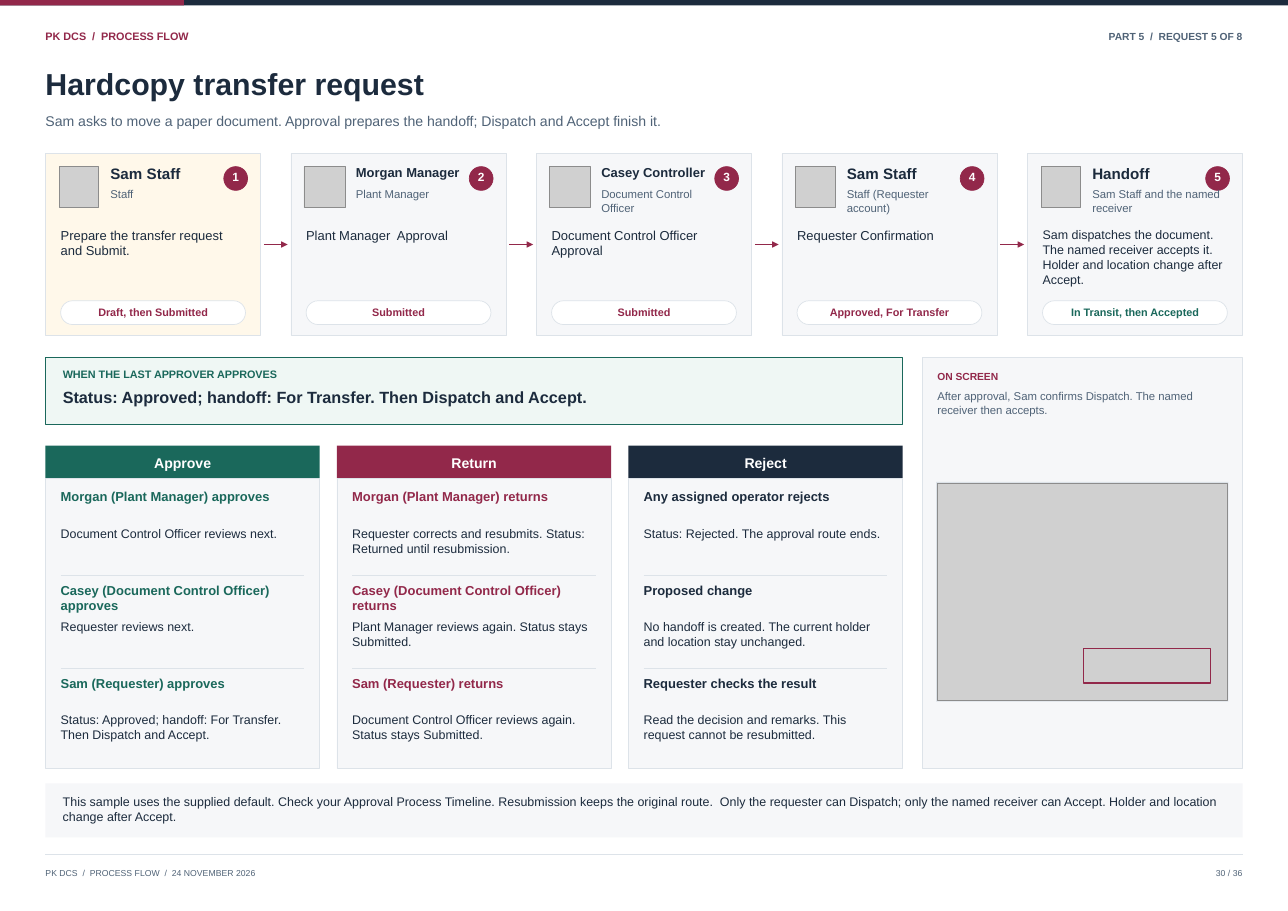
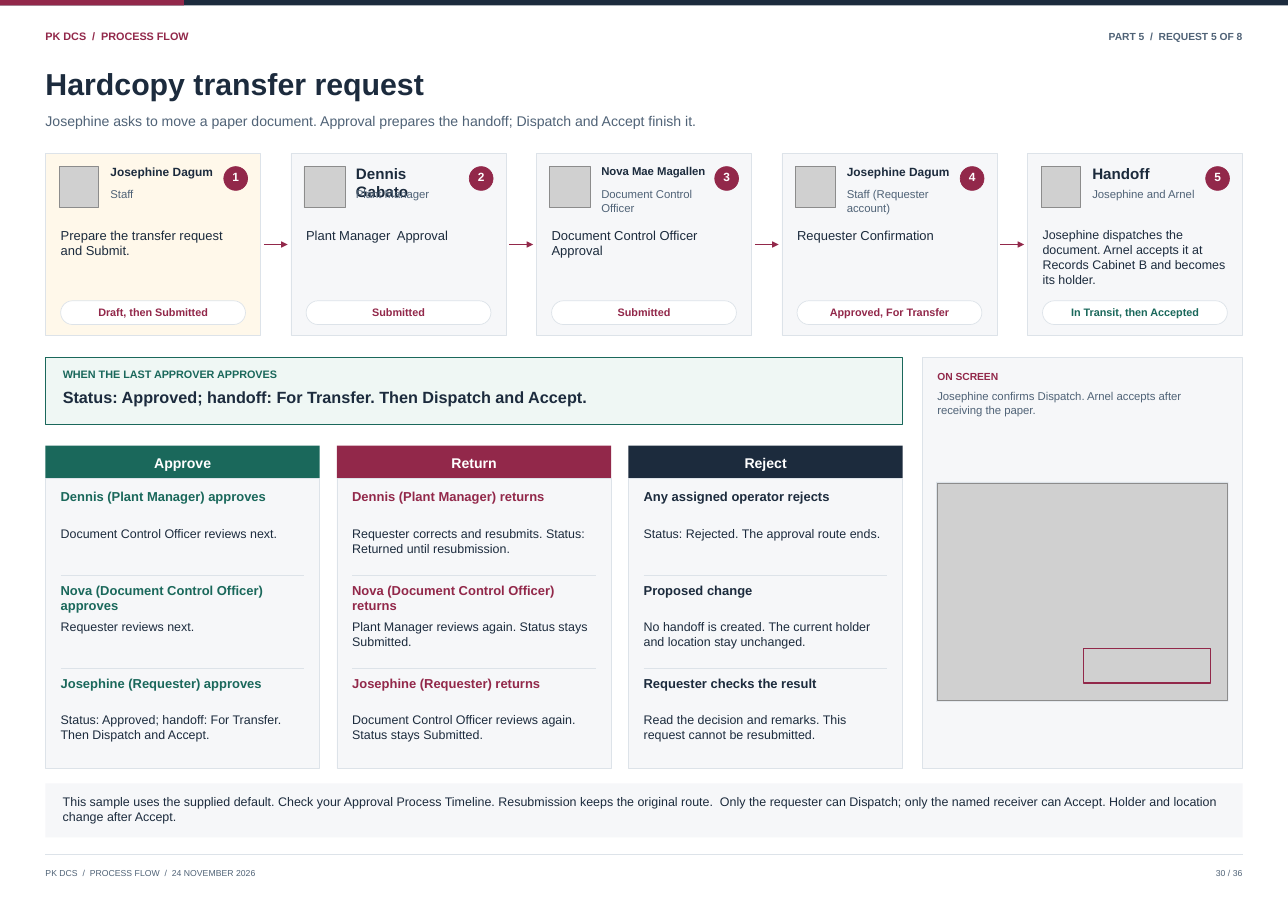
Before and after one commit to curib123/pk_document_tracking_system, a slide deck: slide 30 of docs/system-documentation/PK_DCS_Process_Flow.pptx. Drawn at 1288x911 pixels with LibreOffice and Linux fonts; fonts in the diff are those of the drawing; grey boxes stand for pictures. Boxes give left, top, right and bottom in pixels: in the first picture for what was removed or moved away, otherwise in the second. Text is boxed around its words. In the diff, an @@ line names an element or a change of style, - is before the commit and + after.

```diff
--- a/docs/system-documentation/PK_DCS_Process_Flow.pptx
+++ b/docs/system-documentation/PK_DCS_Process_Flow.pptx
@@ text at <box>45,116,696,129</box>: text changed @@
-Sam asks to move a paper document. Approval prepares the handoff; Dispatch and Accept finish it.
+Josephine asks to move a paper document. Approval prepares the handoff; Dispatch and Accept finish it.
@@ text at <box>110,167,213,179</box>: text changed; size 14 to 11 pt @@
-Sam Staff
+Josephine Dagum
@@ text at <box>356,168,408,198</box>: text changed; size 12 to 14 pt @@
-Morgan Manager
+Dennis Gabato
@@ text at <box>601,167,705,178</box>: text changed; size 12 to 10.5 pt @@
-Casey Controller
+Nova Mae Magallen
@@ text at <box>847,167,949,179</box>: text changed; size 14 to 11 pt @@
-Sam Staff
+Josephine Dagum
@@ text at <box>1092,190,1194,201</box>: text changed @@
-Sam Staff and the named receiver
+Josephine and Arnel
@@ text at <box>1043,230,1226,284</box>: text changed @@
-Sam dispatches the document. The named receiver accepts it. Holder and location change after Accept.
+Josephine dispatches the document. Arnel accepts it at Records Cabinet B and becomes its holder.
@@ text at <box>937,392,1182,417</box>: text changed @@
-After approval, Sam confirms Dispatch. The named receiver then accepts.
+Josephine confirms Dispatch. Arnel accepts after receiving the paper.
@@ text at <box>61,491,266,504</box>: text changed @@
-Morgan (Plant Manager) approves
+Dennis (Plant Manager) approves
@@ text at <box>352,491,545,504</box>: text changed @@
-Morgan (Plant Manager) returns
+Dennis (Plant Manager) returns
@@ text at <box>61,585,263,613</box>: text changed @@
-Casey (Document Control Officer) approves
+Nova (Document Control Officer) approves
@@ text at <box>352,585,554,610</box>: text changed @@
-Casey (Document Control Officer) returns
+Nova (Document Control Officer) returns
@@ text at <box>61,678,262,690</box>: text changed @@
-Sam (Requester) approves
+Josephine (Requester) approves
@@ text at <box>352,678,540,690</box>: text changed @@
-Sam (Requester) returns
+Josephine (Requester) returns
```
Also in this commit, not shown: 29 other slides changed, 3 other files.
